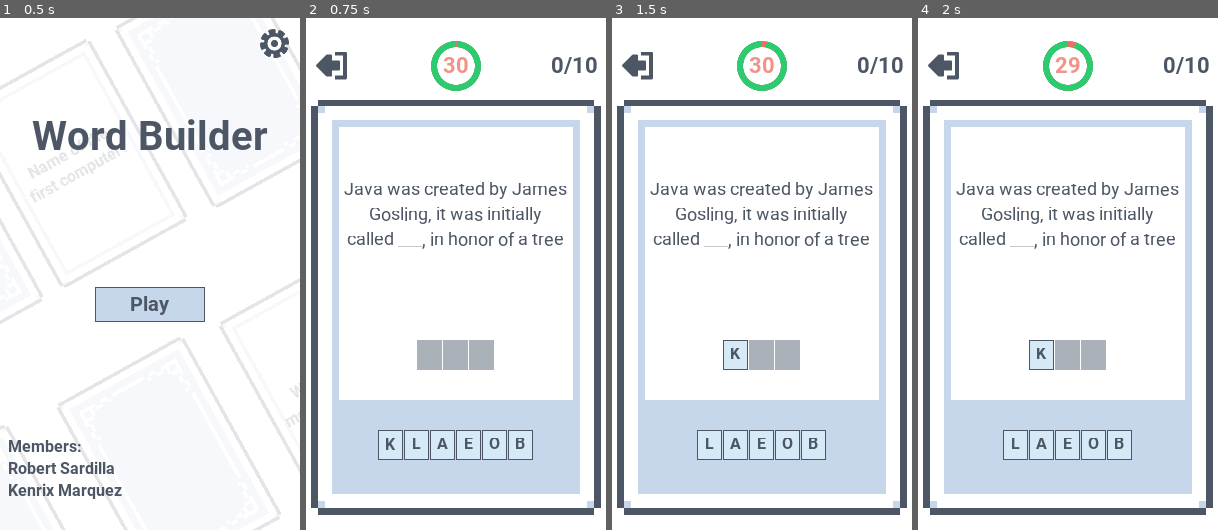
Above: before the commit, frames 1-4 (left to right).
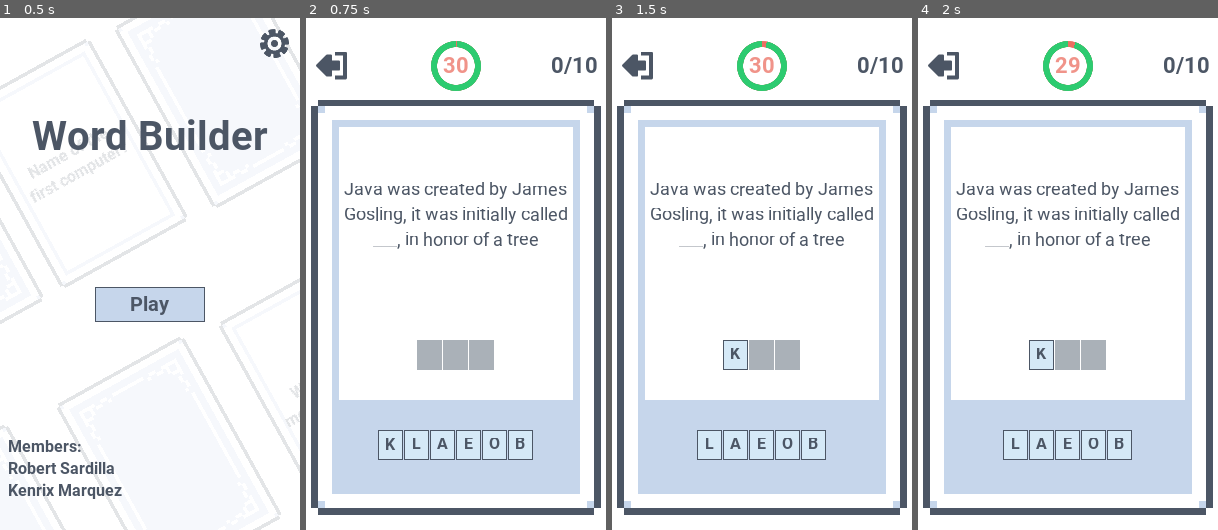
Above: after the commit, the same moments.

Repository: LoneDespair/comsci-card_game
Game: Godot game, scene res://src/main/main.tscn
Two runs of this game, one before a commit and one after it. Both use one fixed random seed, a clock stepped at 60 frames per second and the inputs below.
Inputs:
- Up to frame 1 (0.5 s): no input
- Up to frame 2 (0.75 s): click "Play" at 0.5 s
- Up to frame 3 (1.5 s): click "K" at 1.25 s
- Up to frame 4 (2 s): no input

Frame 1 is identical in both runs. In frame 2, 1.9% of the frame differs, in the area x 13-87%, y 36-46%; in frame 3, 1.9%; in frame 4, 1.9%.

Commit message:
added sound effects

Diff:
--- a/src/card/card.tscn
+++ b/src/card/card.tscn
@@ -7,6 +7,8 @@
 [ext_resource path="res://src/card/selection_logic.gd" type="Script" id=5]
 [ext_resource path="res://src/card/checker.gd" type="Script" id=6]
 [ext_resource path="res://src/main/roboto_regular.ttf" type="DynamicFontData" id=7]
+[ext_resource path="res://src/card/card_place.ogg" type="AudioStream" id=8]
+[ext_resource path="res://src/card/letter_place.ogg" type="AudioStream" id=9]
 
 [sub_resource type="DynamicFont" id=6]
 size = 18
@@ -191,6 +193,13 @@
 [node name="checker" type="Node" parent="."]
 script = ExtResource( 6 )
 
+[node name="letter_audio" type="AudioStreamPlayer" parent="."]
+stream = ExtResource( 9 )
+
+[node name="card_audio" type="AudioStreamPlayer" parent="."]
+stream = ExtResource( 8 )
+autoplay = true
+
 [node name="answer_logic" type="Node" parent="."]
 script = ExtResource( 2 )
 
--- a/src/card/letter_logic.gd
+++ b/src/card/letter_logic.gd
@@ -9,6 +9,7 @@
 
 onready var selection_logic := $"../selection_logic"
 onready var checker := $"../checker"
+onready var letter_audio := $"../letter_audio"
 
 
 func _ready() -> void:
@@ -31,5 +32,5 @@
 	for letter in selection:
 		var letter_scn := LETTER_PCK.instance() as Button
 		letter_scn.text = letter
-
+		letter_scn.connect("pressed", letter_audio, "play")
 		selection_logic.add(letter_scn)
--- a/src/main/default_theme.tres
+++ b/src/main/default_theme.tres
@@ -27,8 +27,8 @@
 bg_color = Color( 0.117647, 0.517647, 0.286275, 1 )
 
 [sub_resource type="StyleBoxTexture" id=5]
-content_margin_left = 28.0
-content_margin_right = 28.0
+content_margin_left = 27.0
+content_margin_right = 27.0
 content_margin_top = 25.0
 content_margin_bottom = 25.0
 texture = ExtResource( 2 )
--- a/src/main/main.tscn
+++ b/src/main/main.tscn
@@ -187,8 +187,8 @@
 [node name="ColorRect" type="ColorRect" parent="menu"]
 anchor_right = 1.0
 anchor_bottom = 1.0
-margin_right = 3000.0
-margin_bottom = 5120.0
+margin_right = 3600.0
+margin_bottom = 6144.0
 color = Color( 1, 1, 1, 0.847059 )
 
 [node name="MarginContainer" type="MarginContainer" parent="menu"]
--- a/src/play/play.tscn
+++ b/src/play/play.tscn
@@ -1,10 +1,11 @@
-[gd_scene load_steps=13 format=2]
+[gd_scene load_steps=15 format=2]
 
 [ext_resource path="res://src/play/initiator.gd" type="Script" id=1]
 [ext_resource path="res://src/circular_timer/circular_timer.tscn" type="PackedScene" id=2]
 [ext_resource path="res://src/play/turn.gd" type="Script" id=3]
 [ext_resource path="res://src/play/header_font.tres" type="DynamicFont" id=4]
 [ext_resource path="res://src/main/exit_icon.tres" type="Texture" id=5]
+[ext_resource path="res://src/main/roboto-bold.ttf" type="DynamicFontData" id=6]
 
 [sub_resource type="Gradient" id=4]
 offsets = PoolRealArray( 0, 0.815981, 0.987893 )
@@ -47,6 +48,10 @@
 scale_curve = SubResource( 9 )
 color_ramp = SubResource( 5 )
 
+[sub_resource type="DynamicFont" id=11]
+size = 20
+font_data = ExtResource( 6 )
+
 [node name="play" type="Node"]
 
 [node name="content" type="VBoxContainer" parent="."]
@@ -73,14 +78,15 @@
 margin_bottom = 58.0
 size_flags_vertical = 0
 
-[node name="Label" type="Label" parent="content/header"]
-margin_left = 245.0
+[node name="wave" type="Label" parent="content/header"]
+unique_name_in_owner = true
+margin_left = 258.0
 margin_top = 19.0
 margin_right = 292.0
 margin_bottom = 46.0
 size_flags_horizontal = 8
 custom_fonts/font = ExtResource( 4 )
-text = "0/10"
+text = "0/0"
 
 [node name="exit" type="Button" parent="content/header"]
 unique_name_in_owner = true
@@ -148,6 +154,32 @@
 visibility_rect = Rect2( -150, -150, 300, 300 )
 process_material = SubResource( 10 )
 
+[node name="gameover" type="PanelContainer" parent="content/center"]
+unique_name_in_owner = true
+visible = false
+anchor_left = 0.5
+anchor_top = 0.5
+anchor_right = 0.5
+anchor_bottom = 0.5
+margin_left = -145.0
+margin_top = -207.0
+margin_right = 145.0
+margin_bottom = 208.0
+rect_min_size = Vector2( 290, 0 )
+rect_pivot_offset = Vector2( 145, 189 )
+theme_type_variation = "FrontCard"
+
+[node name="Label" type="Label" parent="content/center/gameover"]
+margin_left = 28.0
+margin_top = 182.0
+margin_right = 262.0
+margin_bottom = 233.0
+custom_fonts/font = SubResource( 11 )
+text = "Congratulations
+You finished the game"
+align = 1
+autowrap = true
+
 [node name="turn" type="Node" parent="."]
 script = ExtResource( 3 )
 
--- a/src/play/turn.gd
+++ b/src/play/turn.gd
@@ -3,6 +3,7 @@
 const CARD_PCK := preload("../card/card.tscn")
 
 var card_scn : Control
+var wave_count := -1
 
 var key_table := {
 	"LOGIC" : "The basis of all mathematical reasoning, and of all automated reasoning",
@@ -24,6 +25,8 @@
 onready var deck := $"%deck"
 onready var circular_initiator := $"%circular_timer/initiator"
 onready var fire := $"%fire"
+onready var wave_label := $"%wave"
+onready var gameover_scn := $"%gameover"
 
 
 func _ready() -> void:
@@ -37,21 +40,27 @@
 	if is_instance_valid(card_scn):
 		prints("Animate an exit sequence")
 
-	card_scn = CARD_PCK.instance()
-	deck.add_child(card_scn)
+	wave_count += 1
+	wave_label.text = "%d/10" % wave_count
 
-	var key = key_list.pop_back()
-	card_scn.get_node("%question").text = key_table[key]
-	card_scn.get_node("checker").setup(key)
+	if wave_count >= 10:
+		gameover_scn.show()
+		fire.emitting = true
 
-	circular_initiator.start()
-	var card_initiator := card_scn.get_node("initiator")
+	else:
+		card_scn = CARD_PCK.instance()
+		deck.add_child(card_scn)
 
-	circular_initiator.connect("timeout", card_initiator, "timeout")
-	card_scn.get_node("checker").connect("correct", self, "correct")
-	card_scn.get_node("%next").connect("pressed", self, "next")
+		var key = key_list.pop_back()
+		card_scn.get_node("%question").text = key_table[key]
+		card_scn.get_node("checker").setup(key)
 
-#	deck.rect_position.x -= card_scn.rect_size.x + 5
+		circular_initiator.start()
+		var card_initiator := card_scn.get_node("initiator")
+
+		circular_initiator.connect("timeout", card_initiator, "timeout")
+		card_scn.get_node("checker").connect("correct", self, "correct")
+		card_scn.get_node("%next").connect("pressed", self, "next")
 
 
 func correct() -> void:
Not shown, changed: export_presets.cfg
Not shown: 1 places in src/card/card.tscn that only renumber resources
Not shown, added: src/card/card_place.ogg.import
Not shown, added: src/card/letter_place.ogg.import
Not shown, added: src/card/card_place.ogg
Not shown, added: src/card/letter_place.ogg
